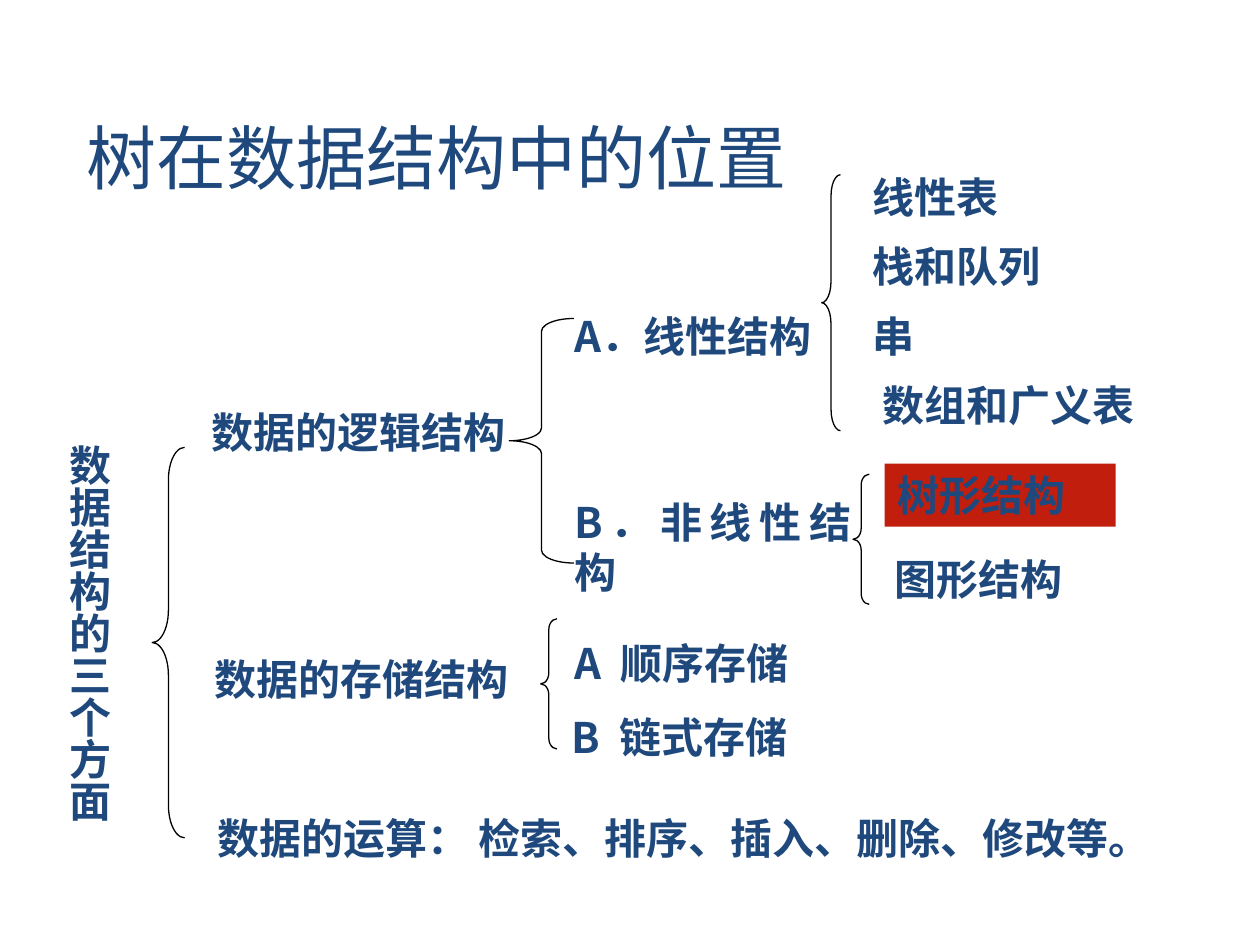
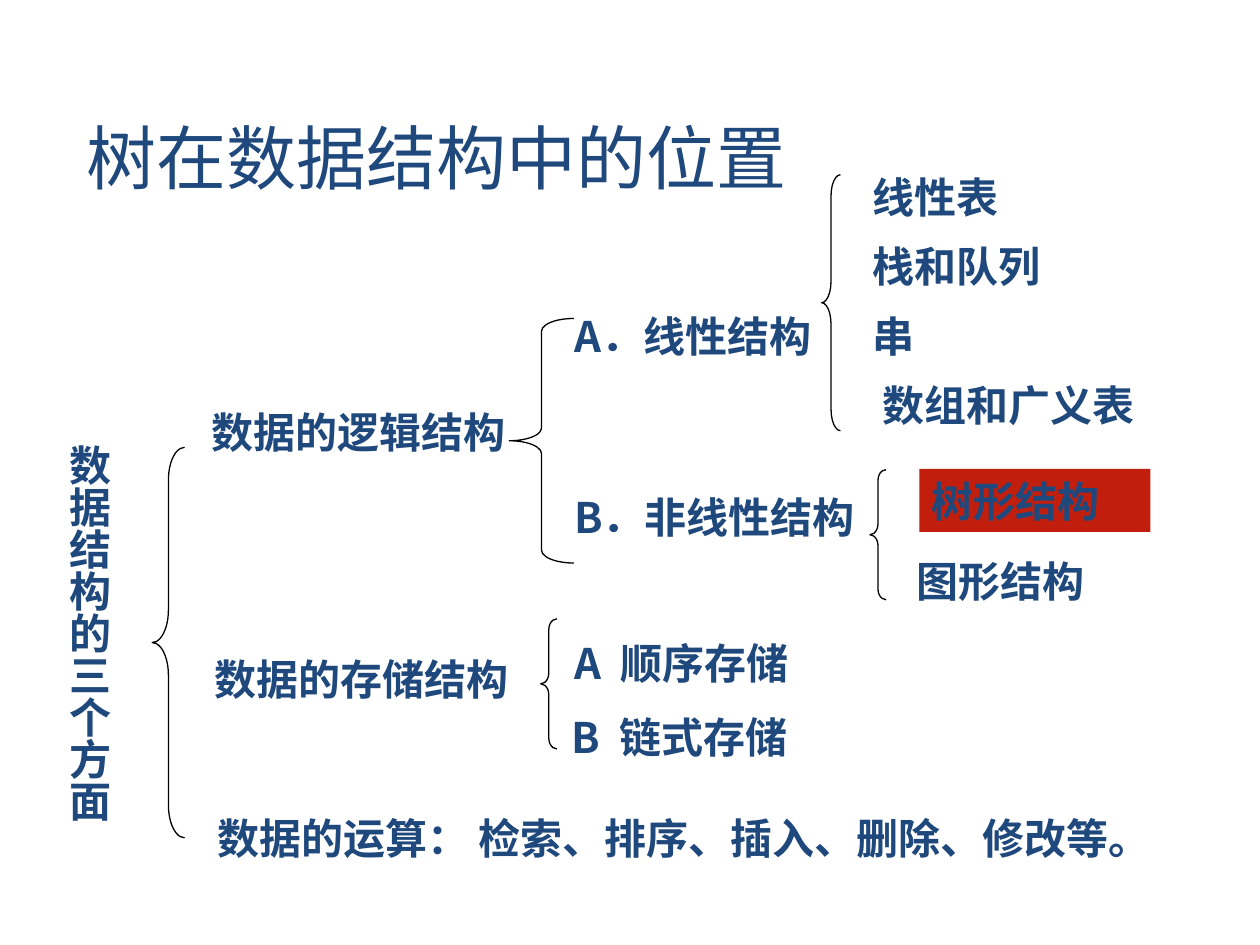
Before and after one commit to Gempittance/Data_Structur_Build, a slide deck: slide 2 of 数据结构PPT/ds6.pptx. Drawn at 1260x945 pixels with LibreOffice and Linux fonts; fonts in the diff are those of the drawing. Boxes give left, top, right and bottom in pixels: in the first picture for what was removed or moved away, otherwise in the second. Text is boxed around its words. In the diff, an @@ line names an element or a change of style, - is before the commit and + after.

```diff
--- a/数据结构PPT/ds6.pptx
+++ b/数据结构PPT/ds6.pptx
@@ left brace: place and size @@
-left brace at [853, 474, 869, 604]
+left brace at [869, 470, 886, 600]
@@ rectangle "树形结构": place and size @@
-rectangle "树形结构" at [885, 464, 1115, 527]
+rectangle "树形结构" at [920, 469, 1150, 532]
@@ text "B．非线性结构" rewrapped from [574, 502, 851, 592] to [574, 497, 855, 537] @@
@@ text "图形结构": place and size @@
-text "图形结构" at [894, 559, 1062, 599]
+text "图形结构" at [916, 561, 1084, 601]
```
Also in this commit, not shown: 19 other slides changed, 17 slides added.
